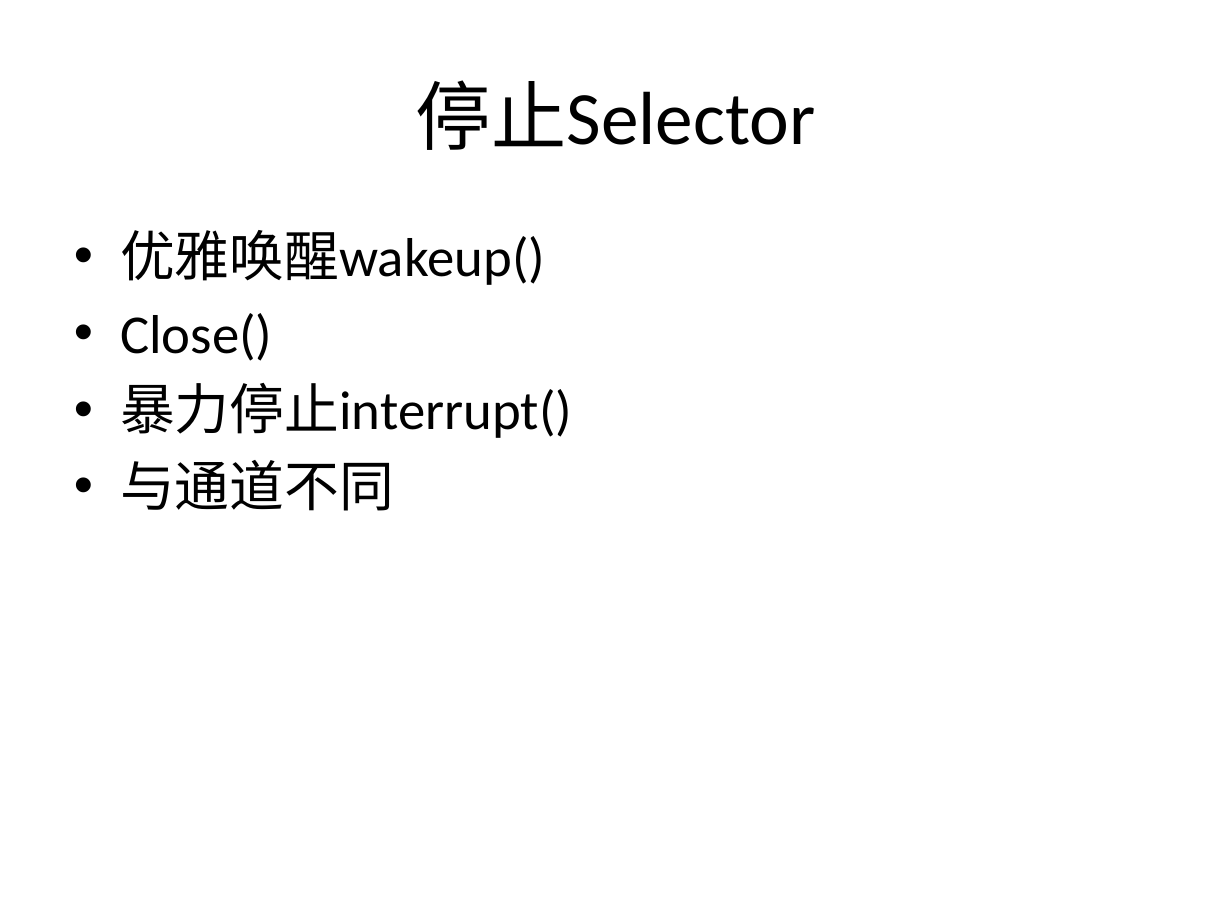
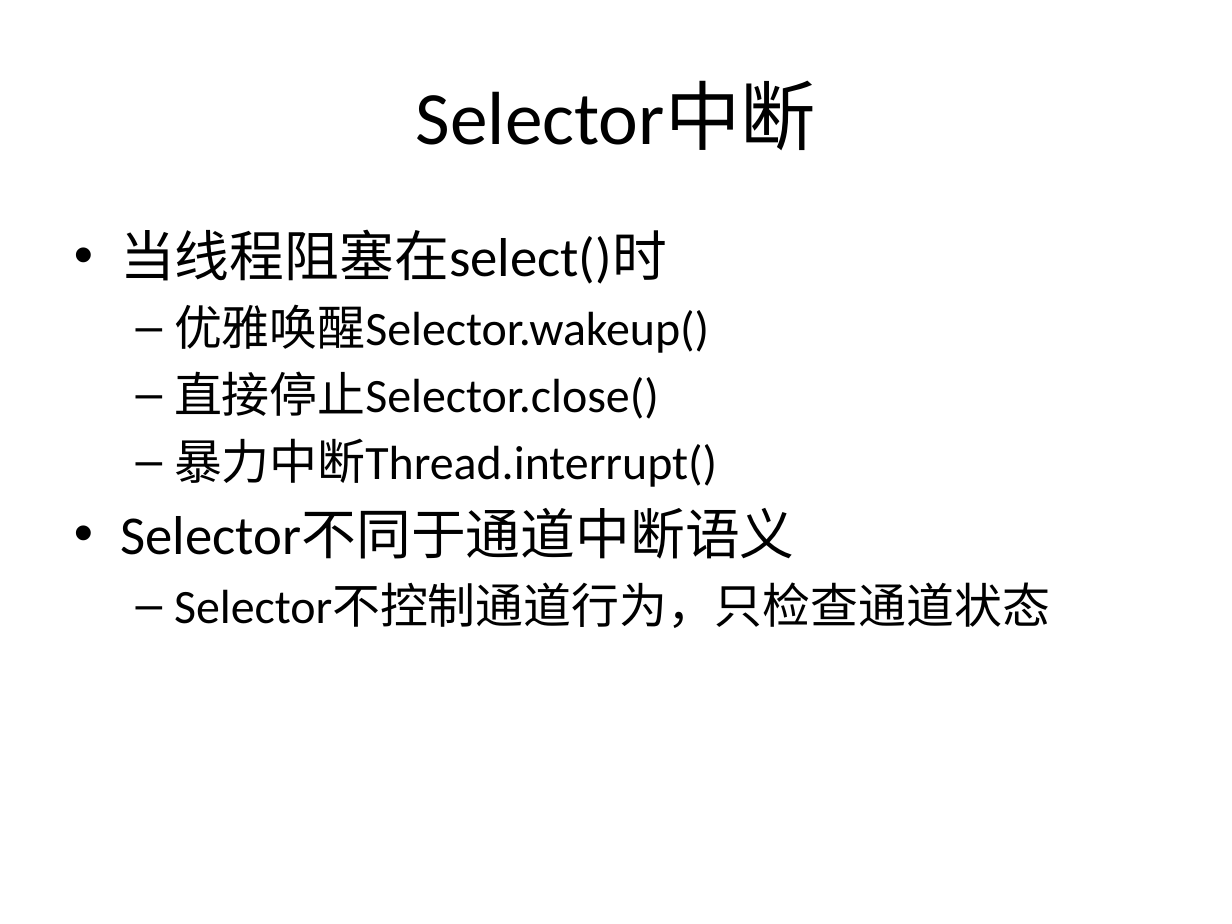
Before and after one commit to guhanjie/Knowledge-sharing, a slide deck: slide 51 of 扒一扒Java IO那些事儿.pptx (slide 46 before the commit). Drawn at 1232x924 pixels with LibreOffice and Linux fonts; fonts in the diff are those of the drawing. Boxes give left, top, right and bottom in pixels: in the first picture for what was removed or moved away, otherwise in the second. Text is boxed around its words. In the diff, an @@ line names an element or a change of style, - is before the commit and + after.

```diff
--- a/扒一扒Java IO那些事儿.pptx
+++ b/扒一扒Java IO那些事儿.pptx
@@ title at [416, 81, 816, 150]: text changed @@
-停止Selector
+Selector中断
@@ text at [120, 229, 1050, 628]: text changed; size 32 to 28 pt @@
-• 优雅唤醒wakeup()
-• Close()
-• 暴力停止interrupt()
-• 与通道不同
+• 当线程阻塞在select()时
+  – 优雅唤醒Selector.wakeup()
+  – 直接停止Selector.close()
+  – 暴力中断Thread.interrupt()
+• Selector不同于通道中断语义
+  – Selector不控制通道行为，只检查通道状态
```
Also in this commit, not shown: 9 other slides changed, 6 slides added, 1 slide removed.
